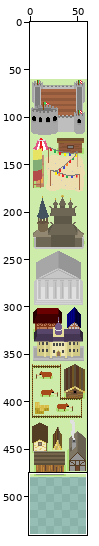
Two versions of one sprite sheet, Scripts/Chikuwa3/SpArea.png. The picture above shows the old version from afar; the outline marks the close-up.
Close-up. Before the commit:
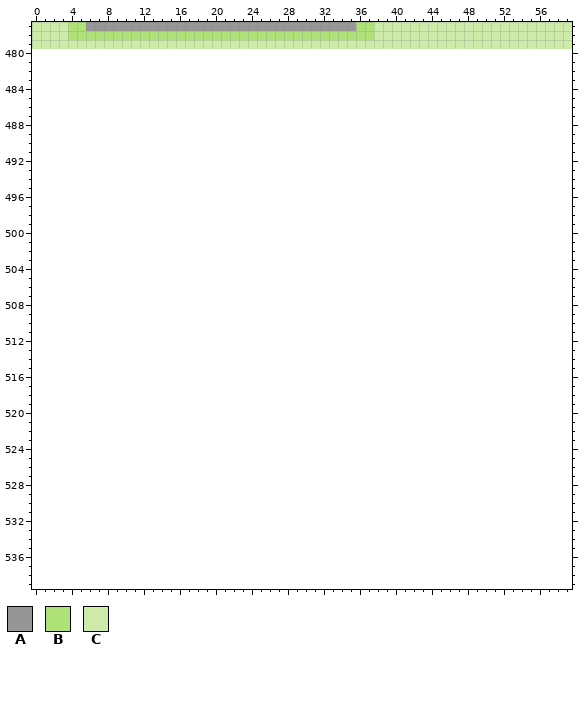
The file is 60x480 pixels. Colours within 5 levels of each other are drawn and written as one. Shown: x 0..59, y 477..539. The old version is drawn lined up with the new one, on the new canvas.
Palette (. is transparent): A #969696  B #afe179  C #cdecaa
Pixels before (only the part around the change), first column x 0:
477 CCCCBBAAAAAAAAAAAAAAAAAAAAAAAAAAAAAABBCCCCCCCCCCCCCCCCCCCCCC
478 CCCCBBBBBBBBBBBBBBBBBBBBBBBBBBBBBBBBBBCCCCCCCCCCCCCCCCCCCCCC
479 CCCCCCCCCCCCCCCCCCCCCCCCCCCCCCCCCCCCCCCCCCCCCCCCCCCCCCCCCCCC
480 ............................................................
481 ............................................................
482 ............................................................
483 ............................................................
484 ............................................................
485 ............................................................
486 ............................................................
487 ............................................................
488 ............................................................
489 ............................................................
490 ............................................................
491 ............................................................
492 ............................................................
493 ............................................................
494 ............................................................
495 ............................................................
496 ............................................................
497 ............................................................
498 ............................................................
499 ............................................................
500 ............................................................
501 ............................................................
502 ............................................................
503 ............................................................
504 ............................................................
505 ............................................................
506 ............................................................
507 ............................................................
508 ............................................................
509 ............................................................
510 ............................................................
511 ............................................................
512 ............................................................
513 ............................................................
514 ............................................................
515 ............................................................
516 ............................................................
517 ............................................................
518 ............................................................
519 ............................................................
520 ............................................................
521 ............................................................
522 ............................................................
523 ............................................................
524 ............................................................
525 ............................................................
526 ............................................................
527 ............................................................
528 ............................................................
529 ............................................................
530 ............................................................
531 ............................................................
532 ............................................................
533 ............................................................
534 ............................................................
535 ............................................................
536 ............................................................
537 ............................................................
538 ............................................................
539 ............................................................
The same view after the edit:
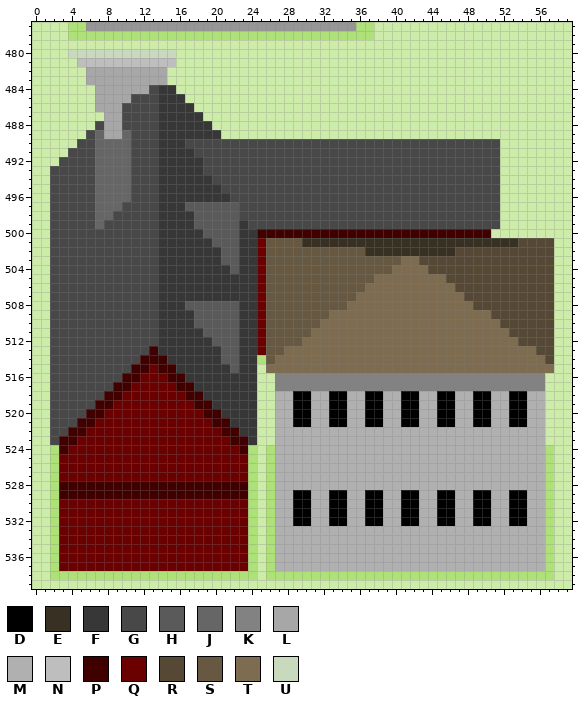
Colours new in this view: D #000000  E #383123  F #373737  G #484848  H #5a5a5a  J #666666  K #828282  L #a7a7a7  M #b0b0b0  N #bebebe  P #400000  Q #6a0000  R #554935  S #675941  T #7d6c4f  U #c8d9bd
What changed:
canvas 60x480 -> 60x540
Changed rows in their new state; - is an unchanged pixel.
first column x 0:
480 CCCCUUUUUUUUUUUUCCCCCCCCCCCCCCCCCCCCCCCCCCCCCCCCCCCCCCCCCCCC
481 CCCCCNNNNNNNNNNNCCCCCCCCCCCCCCCCCCCCCCCCCCCCCCCCCCCCCCCCCCCC
482 CCCCCCLLLLLLLLLCCCCCCCCCCCCCCCCCCCCCCCCCCCCCCCCCCCCCCCCCCCCC
483 CCCCCCLLLLLLLLLCCCCCCCCCCCCCCCCCCCCCCCCCCCCCCCCCCCCCCCCCCCCC
484 CCCCCCCLLLLLLGFFCCCCCCCCCCCCCCCCCCCCCCCCCCCCCCCCCCCCCCCCCCCC
485 CCCCCCCLLLLGGGFFFCCCCCCCCCCCCCCCCCCCCCCCCCCCCCCCCCCCCCCCCCCC
486 CCCCCCCLLLGGGGFFFFCCCCCCCCCCCCCCCCCCCCCCCCCCCCCCCCCCCCCCCCCC
487 CCCCCCCCLLGGGGFFFFFCCCCCCCCCCCCCCCCCCCCCCCCCCCCCCCCCCCCCCCCC
488 CCCCCCCGLLGGGGFFFFFFCCCCCCCCCCCCCCCCCCCCCCCCCCCCCCCCCCCCCCCC
489 CCCCCCGJLLJGGGFFFFFFFCCCCCCCCCCCCCCCCCCCCCCCCCCCCCCCCCCCCCCC
490 CCCCCGGJJJJGGGFFFGGGGGGGGGGGGGGGGGGGGGGGGGGGGGGGGGGGCCCCCCCC
491 CCCCGGGJJJJGGGFFFFGGGGGGGGGGGGGGGGGGGGGGGGGGGGGGGGGGCCCCCCCC
492 CCCGGGGJJJJGGGFFFFFGGGGGGGGGGGGGGGGGGGGGGGGGGGGGGGGGCCCCCCCC
493 CCGGGGGJJJJGGGFFFFFGGGGGGGGGGGGGGGGGGGGGGGGGGGGGGGGGCCCCCCCC
494 CCGGGGGJJJJGGGFFFFFFGGGGGGGGGGGGGGGGGGGGGGGGGGGGGGGGCCCCCCCC
495 CCGGGGGJJJJGGGFFFFFFFGGGGGGGGGGGGGGGGGGGGGGGGGGGGGGGCCCCCCCC
496 CCGGGGGJJJJGGGFFFFFFFFGGGGGGGGGGGGGGGGGGGGGGGGGGGGGGCCCCCCCC
497 CCGGGGGJJJGGGGFFFHHHHHHGGGGGGGGGGGGGGGGGGGGGGGGGGGGGCCCCCCCC
498 CCGGGGGJJGGGGGFFFFHHHHHGGGGGGGGGGGGGGGGGGGGGGGGGGGGGCCCCCCCC
499 CCGGGGGJGGGGGGFFFFHHHHHFGGGGGGGGGGGGGGGGGGGGGGGGGGGGCCCCCCCC
500 CCGGGGGGGGGGGGFFFFFHHHHFFPPPPPPPPPPPPPPPPPPPPPPPPPPCCCCCCCCC
501 CCGGGGGGGGGGGGFFFFFFHHHFFQSSSSEEEEEEEEEEEEEEEEEEEEEEEERRRRCC
502 CCGGGGGGGGGGGGFFFFFFFHHFFQSSSSSSSSSSSEEEEEEEEEERRRRRRRRRRRCC
503 CCGGGGGGGGGGGGFFFFFFFHHFFQSSSSSSSSSSSSSSSTTRRRRRRRRRRRRRRRCC
504 CCGGGGGGGGGGGGFFFFFFFFHFFQSSSSSSSSSSSSSSTTTTRRRRRRRRRRRRRRCC
505 CCGGGGGGGGGGGGFFFFFFFFFFFQSSSSSSSSSSSSTTTTTTTTRRRRRRRRRRRRCC
506 CCGGGGGGGGGGGGFFFFFFFFFFFQSSSSSSSSSSSTTTTTTTTTTRRRRRRRRRRRCC
507 CCGGGGGGGGGGGGFFFFFFFFFFFQSSSSSSSSSSTTTTTTTTTTTTRRRRRRRRRRCC
508 CCGGGGGGGGGGGGFFFHHHHHHFFQSSSSSSSSSTTTTTTTTTTTTTTRRRRRRRRRCC
509 CCGGGGGGGGGGGGFFFFHHHHHFFQSSSSSSSTTTTTTTTTTTTTTTTTTRRRRRRRCC
510 CCGGGGGGGGGGGGFFFFHHHHHFFQSSSSSSTTTTTTTTTTTTTTTTTTTTRRRRRRCC
511 CCGGGGGGGGGGGGFFFFFHHHHFFQSSSSSTTTTTTTTTTTTTTTTTTTTTTRRRRRCC
512 CCGGGGGGGGGGGGFFFFFFHHHFFQSSSSTTTTTTTTTTTTTTTTTTTTTTTTRRRRCC
513 CCGGGGGGGGGGGPFFFFFFFHHFFQSSTTTTTTTTTTTTTTTTTTTTTTTTTTTTRRCC
514 CCGGGGGGGGGGPPPFFFFFFHHFFBSTTTTTTTTTTTTTTTTTTTTTTTTTTTTTTRCC
515 CCGGGGGGGGGPPQPPFFFFFFHFFCTTTTTTTTTTTTTTTTTTTTTTTTTTTTTTTTCC
516 CCGGGGGGGGPPQQQPPFFFFFFFFCCKKKKKKKKKKKKKKKKKKKKKKKKKKKKKKCCC
517 CCGGGGGGGPPQQQQQPPFFFFFFFCCKKKKKKKKKKKKKKKKKKKKKKKKKKKKKKCCC
518 CCGGGGGGPPQQQQQQQPPFFFFFFCCMMDDMMDDMMDDMMDDMMDDMMDDMMDDMMCCC
519 CCGGGGGPPQQQQQQQQQPPFFFFFCCMMDDMMDDMMDDMMDDMMDDMMDDMMDDMMCCC
520 CCGGGGPPQQQQQQQQQQQPPFFFFCCMMDDMMDDMMDDMMDDMMDDMMDDMMDDMMCCC
521 CCGGGPPQQQQQQQQQQQQQPPFFFCCMMDDMMDDMMDDMMDDMMDDMMDDMMDDMMCCC
522 CCGGPPQQQQQQQQQQQQQQQPPFFCCMMMMMMMMMMMMMMMMMMMMMMMMMMMMMMCCC
523 CCGPPQQQQQQQQQQQQQQQQQPPFCCMMMMMMMMMMMMMMMMMMMMMMMMMMMMMMCCC
524 CCBPQQQQQQQQQQQQQQQQQQQPBCBMMMMMMMMMMMMMMMMMMMMMMMMMMMMMMBCC
525 CCBQQQQQQQQQQQQQQQQQQQQQBCBMMMMMMMMMMMMMMMMMMMMMMMMMMMMMMBCC
526 CCBQQQQQQQQQQQQQQQQQQQQQBCBMMMMMMMMMMMMMMMMMMMMMMMMMMMMMMBCC
527 CCBQQQQQQQQQQQQQQQQQQQQQBCBMMMMMMMMMMMMMMMMMMMMMMMMMMMMMMBCC
528 CCBPPPPPPPPPPPPPPPPPPPPPBCBMMMMMMMMMMMMMMMMMMMMMMMMMMMMMMBCC
529 CCBPPPPPPPPPPPPPPPPPPPPPBCBMMDDMMDDMMDDMMDDMMDDMMDDMMDDMMBCC
530 CCBQQQQQQQQQQQQQQQQQQQQQBCBMMDDMMDDMMDDMMDDMMDDMMDDMMDDMMBCC
531 CCBQQQQQQQQQQQQQQQQQQQQQBCBMMDDMMDDMMDDMMDDMMDDMMDDMMDDMMBCC
532 CCBQQQQQQQQQQQQQQQQQQQQQBCBMMDDMMDDMMDDMMDDMMDDMMDDMMDDMMBCC
533 CCBQQQQQQQQQQQQQQQQQQQQQBCBMMMMMMMMMMMMMMMMMMMMMMMMMMMMMMBCC
534 CCBQQQQQQQQQQQQQQQQQQQQQBCBMMMMMMMMMMMMMMMMMMMMMMMMMMMMMMBCC
535 CCBQQQQQQQQQQQQQQQQQQQQQBCBMMMMMMMMMMMMMMMMMMMMMMMMMMMMMMBCC
536 CCBQQQQQQQQQQQQQQQQQQQQQBCBMMMMMMMMMMMMMMMMMMMMMMMMMMMMMMBCC
537 CCBQQQQQQQQQQQQQQQQQQQQQBCBMMMMMMMMMMMMMMMMMMMMMMMMMMMMMMBCC
538 CCBBBBBBBBBBBBBBBBBBBBBBBCBBBBBBBBBBBBBBBBBBBBBBBBBBBBBBBBCC
539 CCCCCCCCCCCCCCCCCCCCCCCCCCCCCCCCCCCCCCCCCCCCCCCCCCCCCCCCCCCC
Boxes around the changes in both close-ups, in picture pixels (x1, y1, x2, y2):
added: (32, 49, 572, 589)
